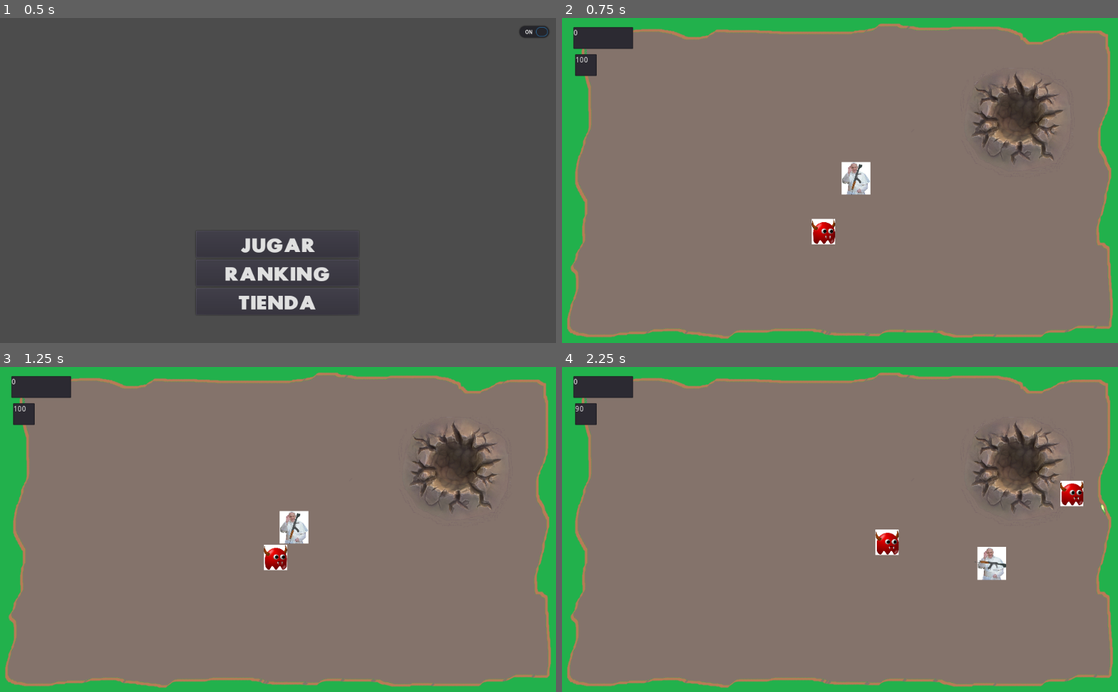
Above: before the commit, frames 1-4 (two rows, left to right).
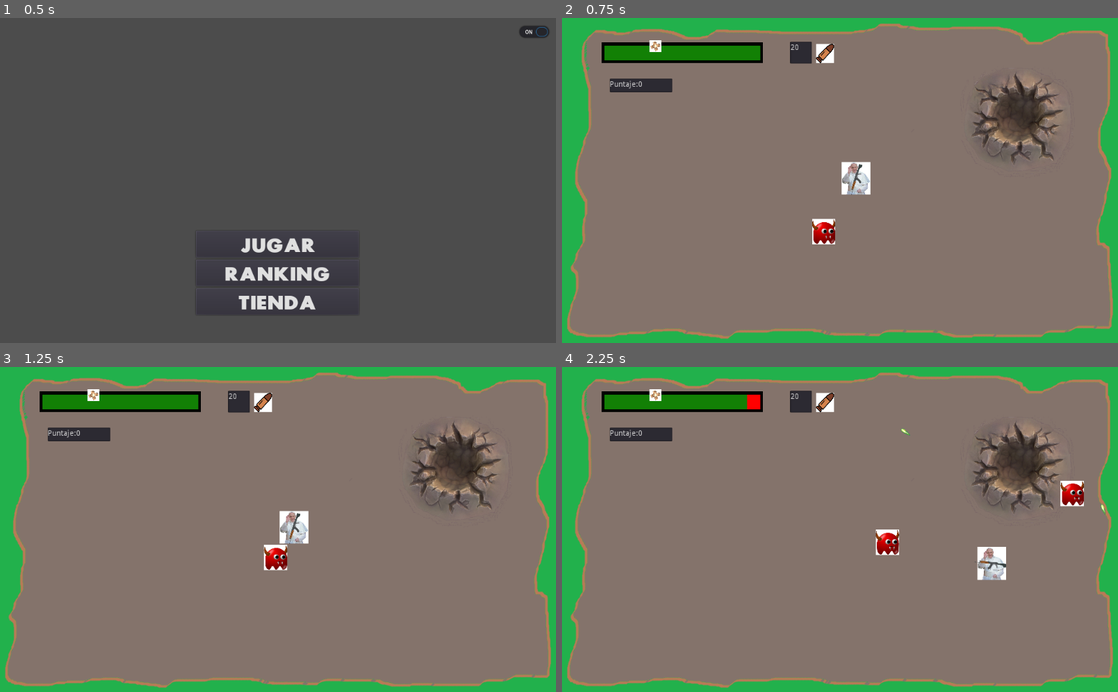
Above: after the commit, the same moments.

Repository: AgustinPatane/Ingenieria_Videojuegos
Game: Godot game, scene res://producto/assets/scenes/Menu.tscn
Same seed, same stepped clock (60 frames per second), same inputs: the game is played once before the commit and once after it.
Inputs (mouse positions are in pixels of both pictures, inside the frame that each line leads up to):
- Up to frame 1 (0.5 s): no input
- Up to frame 2 (0.75 s): click "JUGAR" at 0.5 s
- Up to frame 3 (1.25 s): no input
- Up to frame 4 (2.25 s): move the mouse to (962, 513) at 1.27 s; press the mouse at (962, 513) at 1.28 s; hold Right (ui_right) 1.28-2.03 s; tap R (recharge, bound only after the commit) at 1.55, 2.1 s; move the mouse to (728, 545) at 2.02 s; release the mouse at (728, 545) at 2.03 s; hold Down (ui_down) from 2.03 s (still down)

Frame 1 is identical in both runs. In frame 2, 3.8% of the frame differs, in the area x 2-50%, y 2-70%; in frame 3, 3.8%; in frame 4, 3.9%, in the area x 2-94%, y 2-58%.

Commit message:
semana 2 - hito 1

Diff:
--- a/Trabajo_Final/producto/assets/scenes/Enemigo.tscn
+++ b/Trabajo_Final/producto/assets/scenes/Enemigo.tscn
@@ -7,6 +7,7 @@
 extents = Vector2( 21, 23 )
 
 [node name="Enemigo" type="Area2D"]
+z_index = 2
 script = ExtResource( 2 )
 
 [node name="Sprite" type="Sprite" parent="."]
--- /dev/null
+++ b/Trabajo_Final/producto/assets/scenes/Item.tscn
@@ -0,0 +1,20 @@
+[gd_scene load_steps=4 format=2]
+
+[ext_resource path="res://producto/assets/img/curita.jpg" type="Texture" id=1]
+[ext_resource path="res://producto/scripts/Item.gd" type="Script" id=2]
+
+[sub_resource type="RectangleShape2D" id=1]
+extents = Vector2( 9, 9 )
+
+[node name="Item" type="Area2D"]
+script = ExtResource( 2 )
+
+[node name="Curita" type="Sprite" parent="."]
+position = Vector2( -9.53674e-07, 0 )
+scale = Vector2( 0.0966666, 0.0944445 )
+texture = ExtResource( 1 )
+
+[node name="CollisionShape2D" type="CollisionShape2D" parent="."]
+shape = SubResource( 1 )
+
+[connection signal="body_entered" from="." to="." method="_on_Item_body_entered"]
--- a/Trabajo_Final/producto/assets/scenes/Jugador.tscn
+++ b/Trabajo_Final/producto/assets/scenes/Jugador.tscn
@@ -20,6 +20,7 @@
 
 [node name="Jugador_Sprite" type="Sprite" parent="."]
 scale = Vector2( 0.5, 0.5 )
+z_index = 1
 texture = ExtResource( 2 )
 
 [node name="Position2D" type="Position2D" parent="."]
@@ -28,6 +29,7 @@
 [node name="Arma" type="Node2D" parent="."]
 rotation = -1.4207
 scale = Vector2( 0.5, 0.5 )
+z_index = 1
 script = ExtResource( 4 )
 
 [node name="Arma_Sprite" type="Sprite" parent="Arma"]
--- a/Trabajo_Final/producto/assets/scenes/Mapa.tscn
+++ b/Trabajo_Final/producto/assets/scenes/Mapa.tscn
@@ -1,13 +1,18 @@
-[gd_scene load_steps=4 format=2]
+[gd_scene load_steps=8 format=2]
 
 [ext_resource path="res://producto/assets/scenes/Jugador.tscn" type="PackedScene" id=1]
 [ext_resource path="res://producto/scripts/Mapa.gd" type="Script" id=2]
 [ext_resource path="res://producto/assets/img/fondo.png" type="Texture" id=3]
+[ext_resource path="res://producto/assets/img/fondo_barra.png" type="Texture" id=4]
+[ext_resource path="res://producto/assets/img/borde_barra.png" type="Texture" id=5]
+[ext_resource path="res://producto/assets/img/progreso_barra.png" type="Texture" id=6]
+[ext_resource path="res://producto/assets/img/bala.png" type="Texture" id=7]
 
 [node name="Mapa" type="Node2D"]
 scale = Vector2( 1.00096, 1 )
 script = ExtResource( 2 )
 tiempo_spawn = 100
+tiempo_spawn_curita = 1000
 
 [node name="Sprite" type="Sprite" parent="."]
 position = Vector2( 512, 293 )
@@ -20,16 +25,34 @@
 [node name="Jugador" parent="." instance=ExtResource( 1 )]
 
 [node name="Puntaje" type="TextEdit" parent="."]
-margin_left = 21.0
-margin_top = 17.0
-margin_right = 131.0
-margin_bottom = 57.0
+margin_left = 87.9156
+margin_top = 112.0
+margin_right = 202.916
+margin_bottom = 137.0
 rect_min_size = Vector2( 0, 10 )
 text = "PUNTOS = "
 
-[node name="Vida" type="TextEdit" parent="."]
-margin_left = 23.977
-margin_top = 67.0
-margin_right = 63.977
-margin_bottom = 107.0
-text = "VIDA = "
+[node name="Balas" type="TextEdit" parent="."]
+anchor_right = 0.624
+margin_left = 419.597
+margin_top = 44.0
+margin_right = 459.597
+margin_bottom = 84.0
+text = "
+"
+
+[node name="BarraVida" type="TextureProgress" parent="."]
+margin_left = 72.93
+margin_top = 45.0
+margin_right = 369.93
+margin_bottom = 85.0
+texture_under = ExtResource( 4 )
+texture_over = ExtResource( 5 )
+texture_progress = ExtResource( 6 )
+
+[node name="Bala" type="Sprite" parent="."]
+position = Vector2( 483.81, 65.5 )
+scale = Vector2( 0.148529, 0.155556 )
+texture = ExtResource( 7 )
+
+[connection signal="player_defeated" from="Jugador" to="." method="_on_Jugador_player_defeated"]
--- /dev/null
+++ b/Trabajo_Final/producto/assets/scenes/MenuDerrota.tscn
@@ -0,0 +1,69 @@
+[gd_scene load_steps=7 format=2]
+
+[ext_resource path="res://producto/assets/img/fuentes/scream/Scream_al.ttf" type="DynamicFontData" id=1]
+[ext_resource path="res://producto/scripts/MenuDerrota.gd" type="Script" id=2]
+[ext_resource path="res://producto/assets/img/GameOver.png" type="Texture" id=3]
+[ext_resource path="res://producto/assets/img/sonidos/derrota.mp3" type="AudioStream" id=4]
+
+[sub_resource type="DynamicFont" id=1]
+size = 32
+use_filter = true
+extra_spacing_top = 10
+font_data = ExtResource( 1 )
+
+[sub_resource type="DynamicFont" id=2]
+size = 32
+use_filter = true
+extra_spacing_top = 10
+font_data = ExtResource( 1 )
+
+[node name="MenuDerrota" type="Control"]
+anchor_right = 1.0
+anchor_bottom = 1.0
+margin_left = 11.0
+margin_top = -4.0
+margin_right = 11.0
+margin_bottom = -4.0
+rect_scale = Vector2( 0.989813, 1.00574 )
+script = ExtResource( 2 )
+
+[node name="GameOver" type="Sprite" parent="."]
+position = Vector2( 533.182, 300.278 )
+scale = Vector2( 3.4366, 2.39427 )
+texture = ExtResource( 3 )
+
+[node name="VBoxContainer" type="VBoxContainer" parent="."]
+anchor_left = 0.5
+anchor_top = 0.972
+anchor_right = 0.5
+anchor_bottom = 1.0
+margin_left = -209.923
+margin_top = -206.362
+margin_right = 165.077
+margin_bottom = -75.1616
+rect_scale = Vector2( 0.966417, 1.20759 )
+alignment = 1
+
+[node name="Menu" type="Button" parent="VBoxContainer" groups=["botones"]]
+margin_top = 22.0
+margin_right = 375.0
+margin_bottom = 71.0
+rect_min_size = Vector2( 0, 40 )
+rect_pivot_offset = Vector2( -303, -33 )
+custom_fonts/font = SubResource( 1 )
+text = "VOLVER AL MENU"
+
+[node name="Salir" type="Button" parent="VBoxContainer" groups=["botones"]]
+margin_top = 75.0
+margin_right = 375.0
+margin_bottom = 124.0
+rect_min_size = Vector2( 0, 40 )
+rect_pivot_offset = Vector2( -303, -33 )
+custom_fonts/font = SubResource( 2 )
+text = "SALIR"
+
+[node name="AudioStreamPlayer2D" type="AudioStreamPlayer2D" parent="."]
+stream = ExtResource( 4 )
+
+[connection signal="pressed" from="VBoxContainer/Menu" to="." method="_on_Menu_pressed"]
+[connection signal="pressed" from="VBoxContainer/Salir" to="." method="_on_Salir_pressed"]
--- a/Trabajo_Final/producto/scripts/Arma.gd
+++ b/Trabajo_Final/producto/scripts/Arma.gd
@@ -2,7 +2,8 @@
 
 var a =0
 var mouse_position
-var fire_rate = 20
+var fire_rate = 5
+var bullet_charger = 20
 
 onready var escena_proyectil = preload("res://producto/assets/scenes/Proyectil.tscn")
 
@@ -16,6 +17,7 @@
 	disparo.global_position = $Position2D2.global_position
 	disparo.rotation_degrees = rotation_degrees
 	get_tree().get_root().add_child(disparo)
+	bullet_charger=bullet_charger-1
 
 func _ready():
 	pass
@@ -32,6 +34,10 @@
 	else:
 		get_node("Arma_Sprite").set_flip_v(true)
 
-	if Input.is_action_pressed("shoot") and a % fire_rate==0:
+	if Input.is_action_pressed("shoot") and a % fire_rate==0 and bullet_charger>0:
 		_dispara()
+
+	if Input.is_action_pressed("recharge"):
+		bullet_charger=20
+
 	a+=1
--- a/Trabajo_Final/producto/scripts/Enemigo.gd
+++ b/Trabajo_Final/producto/scripts/Enemigo.gd
@@ -27,5 +27,5 @@
 		jugador.suma_puntos(1)
 
 func _on_Enemigo_body_entered(body):
-	if "Jugador" in body.name:
+	if jugador and "Jugador" in body.name:
 		jugador.recibe_ataque(10)
--- /dev/null
+++ b/Trabajo_Final/producto/scripts/Item.gd
@@ -0,0 +1,19 @@
+extends Area2D
+var jugador
+const recuperacion = 5
+
+func _ready():
+	jugador = get_node("/root/Mapa/Jugador")
+
+
+
+func _process(delta):
+	pass
+
+
+
+
+func _on_Item_body_entered(body):
+	if "Jugador" in body.name:
+		jugador.recupera_vida(recuperacion)
+		queue_free()
--- a/Trabajo_Final/producto/scripts/Jugador.gd
+++ b/Trabajo_Final/producto/scripts/Jugador.gd
@@ -6,6 +6,8 @@
 var SPEED = 0
 var puntos = 0
 var vida = 100
+var arma
+signal player_defeated
 
 func _movimiento(delta):
 	motion = Vector2(0,0)
@@ -27,6 +29,9 @@
 
 	motion = move_and_slide(motion*delta*SPEED)
 
+	if vida<=0:
+		emit_signal("player_defeated")
+
 func _ready():
 	pass
 
@@ -38,3 +43,8 @@
 
 func recibe_ataque(danio):
 	vida-=danio
+
+func recupera_vida(cant):
+	vida+=cant
+	if vida>100:
+		vida=100
--- a/Trabajo_Final/producto/scripts/Mapa.gd
+++ b/Trabajo_Final/producto/scripts/Mapa.gd
@@ -1,16 +1,23 @@
 extends Node2D
 
 export(int) var tiempo_spawn = 300
+export(int) var tiempo_spawn_curita = 3000
 var a = 0
 onready var escena_enemigo = preload("res://producto/assets/scenes/Enemigo.tscn")
+onready var escena_item = preload("res://producto/assets/scenes/Item.tscn")
 var puntaje
 var jugador
+var arma
 var vida
+var balas
+var barra_vida
 
 func _ready():
 	puntaje = get_node("/root/Mapa/Puntaje")
-	vida = get_node("/root/Mapa/Vida")
 	jugador = get_node("/root/Mapa/Jugador")
+	arma = get_node("/root/Mapa/Jugador/Arma")
+	balas = get_node("/root/Mapa/Balas")
+	barra_vida = get_node("/root/Mapa/BarraVida")
 	randomize()
 
 func spawn_enemigo():
@@ -18,12 +25,35 @@
 	var posy = randi() % 600
 	var enemigo = escena_enemigo.instance()
 	enemigo. position = Vector2(posx,posy)
-	get_tree().get_root().add_child(enemigo)
+	#get_tree().get_root().add_child(enemigo)
+	get_node("/root/Mapa").add_child(enemigo)
+
+
+func spawn_item_vida():
+	var posx = randi() % 1025
+	var posy = randi() % 600
+	var item = escena_item.instance()
+	item.position = Vector2(posx,posy)
+	get_node("/root/Mapa").add_child(item)
+
+func actualiza_vida():
+	barra_vida.max_value = 100
 
 
 func _process(_delta):
 	if a%tiempo_spawn == 0:
 		spawn_enemigo()
+
+	if a%tiempo_spawn_curita == 0:
+		spawn_item_vida()
+
 	a+=1
-	puntaje.text = str(jugador.puntos)
-	vida.text = str(jugador.vida)
+	puntaje.text = "Puntaje:"+str(jugador.puntos)
+	barra_vida.value = jugador.vida
+	balas.text = str(arma.bullet_charger)
+
+	actualiza_vida()
+
+
+func _on_Jugador_player_defeated():
+	get_tree().change_scene("res://producto/assets/scenes/MenuDerrota.tscn")
--- /dev/null
+++ b/Trabajo_Final/producto/scripts/MenuDerrota.gd
@@ -0,0 +1,20 @@
+extends Control
+
+onready var musica = get_node("AudioStreamPlayer2D")
+var aux=0
+func _ready():
+	musica.play()
+
+
+func _process(delta):
+	yield(get_tree().create_timer(6.0), "timeout")
+	if aux==0:
+		musica.queue_free()
+		aux=1
+
+func _on_Menu_pressed():
+	get_tree().change_scene("res://producto/assets/scenes/Menu.tscn")
+
+
+func _on_Salir_pressed():
+	get_tree().quit()
--- a/Trabajo_Final/project.godot
+++ b/Trabajo_Final/project.godot
@@ -57,6 +57,11 @@
 "events": [ Object(InputEventKey,"resource_local_to_scene":false,"resource_name":"","device":0,"alt":false,"shift":false,"control":false,"meta":false,"command":false,"pressed":false,"scancode":0,"physical_scancode":16777237,"unicode":0,"echo":false,"script":null)
  ]
 }
+recharge={
+"deadzone": 0.5,
+"events": [ Object(InputEventKey,"resource_local_to_scene":false,"resource_name":"","device":0,"alt":false,"shift":false,"control":false,"meta":false,"command":false,"pressed":false,"scancode":0,"physical_scancode":82,"unicode":0,"echo":false,"script":null)
+ ]
+}
 
 [physics]
 
Binary file added: Trabajo_Final/producto/assets/img/GameOver.png
Not shown, added: Trabajo_Final/producto/assets/img/GameOver.png.import
Binary file added: Trabajo_Final/producto/assets/img/bala.png
Not shown, added: Trabajo_Final/producto/assets/img/bala.png.import
Not shown, added: Trabajo_Final/producto/assets/img/borde_barra.jpg.import
Binary file added: Trabajo_Final/producto/assets/img/borde_barra.png
Not shown, added: Trabajo_Final/producto/assets/img/borde_barra.png.import
Binary file added: Trabajo_Final/producto/assets/img/curita.jpg
Not shown, added: Trabajo_Final/producto/assets/img/curita.jpg.import
Binary file added: Trabajo_Final/producto/assets/img/defeat.jpg
Not shown, added: Trabajo_Final/producto/assets/img/defeat.jpg.import
Not shown, added: Trabajo_Final/producto/assets/img/fondo_barra.jpg.import
(and 7 more such lines)
